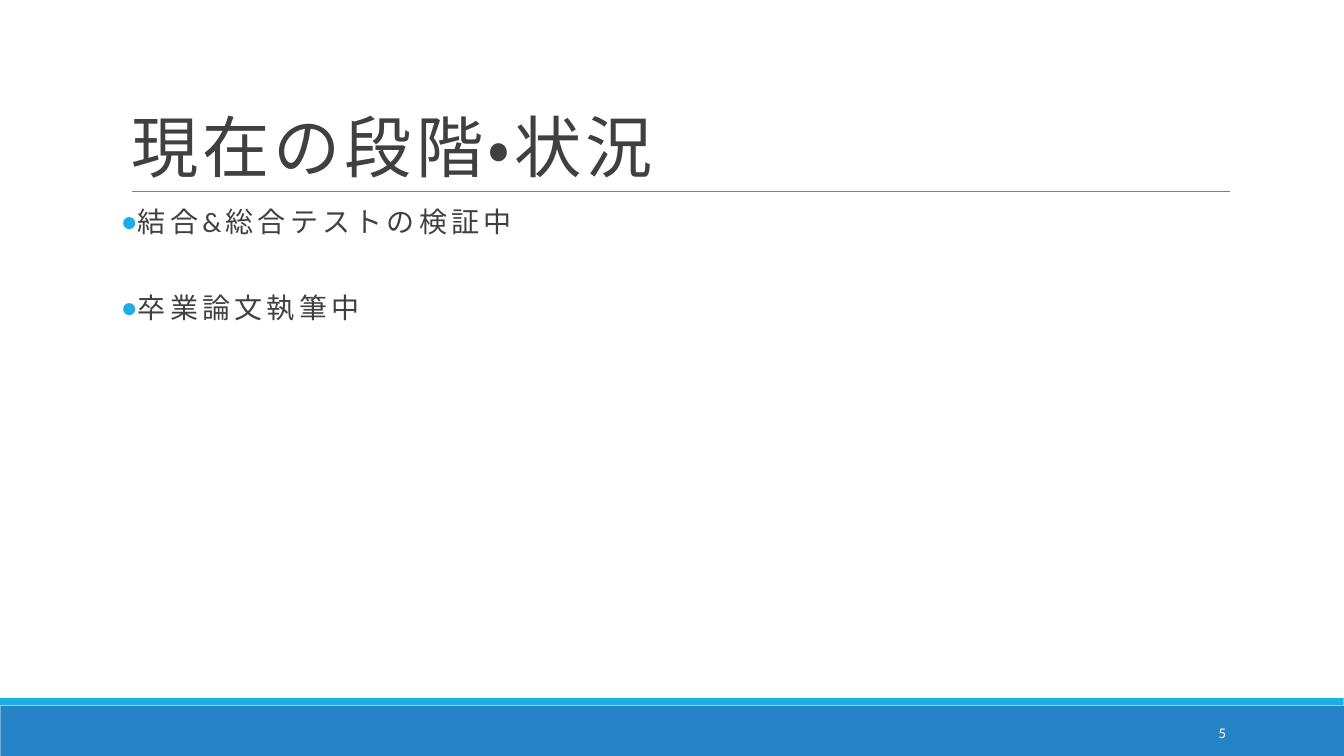
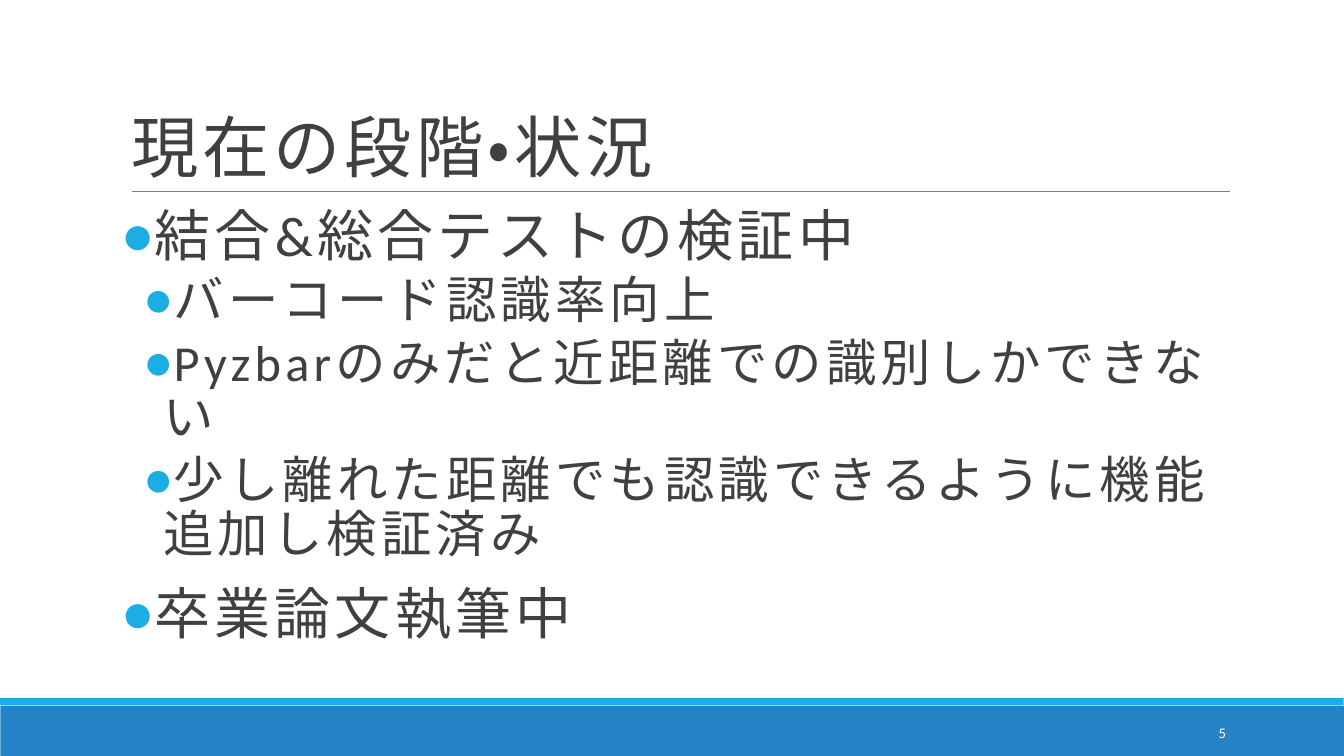
Before and after one commit to DJ956/YoloBarcodeReader, a slide deck: slide 5 of プレゼン/RapidCart20200113.pptx. Drawn at 1344x756 pixels with LibreOffice and Linux fonts; fonts in the diff are those of the drawing. Boxes give left, top, right and bottom in pixels: in the first picture for what was removed or moved away, otherwise in the second. Text is boxed around its words. In the diff, an @@ line names an element or a change of style, - is before the commit and + after.

```diff
--- a/プレゼン/RapidCart20200113.pptx
+++ b/プレゼン/RapidCart20200113.pptx
@@ text at (155,209,854,639): size 20 to 40 pt in "結合&総合テストの検証中", "卒業論文執筆中" @@
@@ text at (163,275,1205,557): paragraphs added @@
+  ● バーコード認識率向上
+  ● Pyzbarのみだと近距離での識別しかできない
+  ● 少し離れた距離でも認識できるように機能追加し検証済み
```
Also in this commit, not shown: 2 other slides changed, 8 other files.
